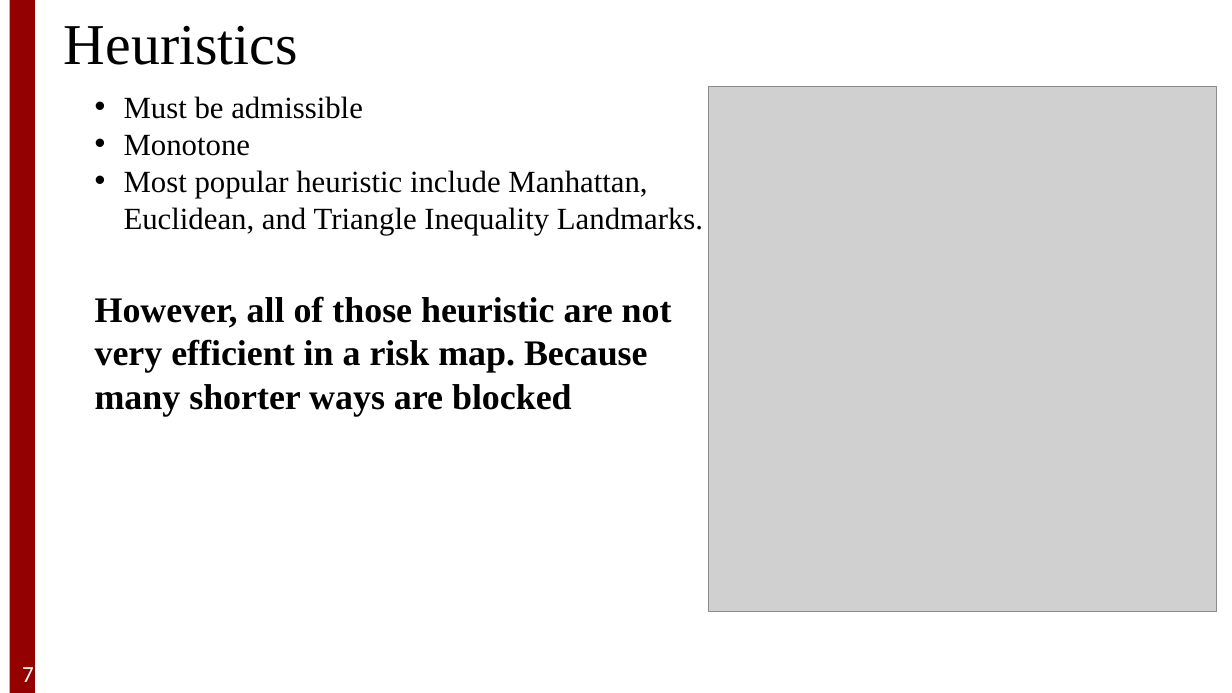
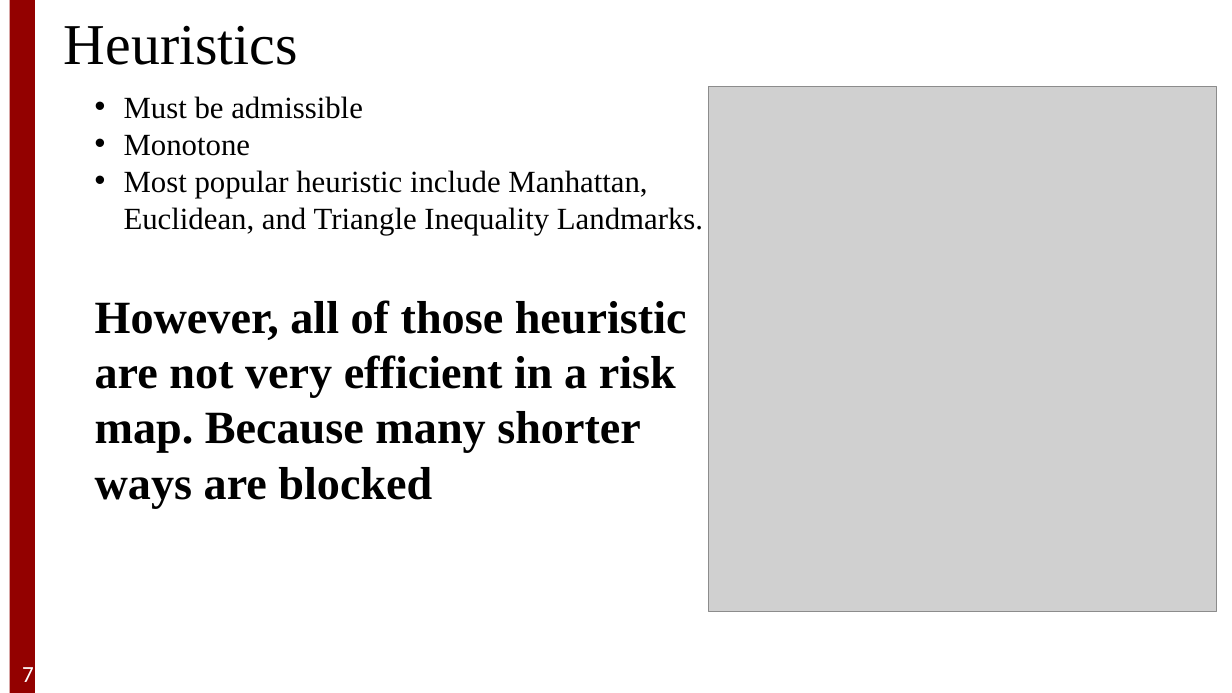
Before and after one commit to Xiaoshan-jun/riskmap, a slide deck: slide 7 of presentation_scitech2024.pptx. Drawn at 1232x693 pixels with LibreOffice and Linux fonts; fonts in the diff are those of the drawing; grey boxes stand for pictures; background and template pictures are left out. Boxes give left, top, right and bottom in pixels: in the first picture for what was removed or moved away, otherwise in the second. Text is boxed around its words. In the diff, an @@ line names an element or a change of style, - is before the commit and + after.

```diff
--- a/presentation_scitech2024.pptx
+++ b/presentation_scitech2024.pptx
@@ text "However, all of those heuristic ..." at [95,300,687,508]: size 28 to 36 pt @@
```
Also in this commit, not shown: 8 other slides changed, 2 slides added.
